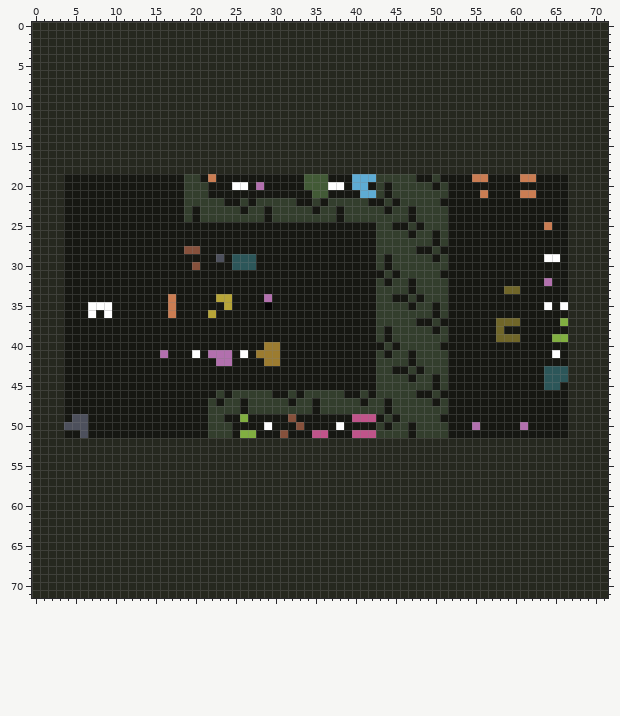
A sprite sheet gets an edit: 109level.png. The picture above is the old version.
The file is 72x72 pixels.
Now the later version:
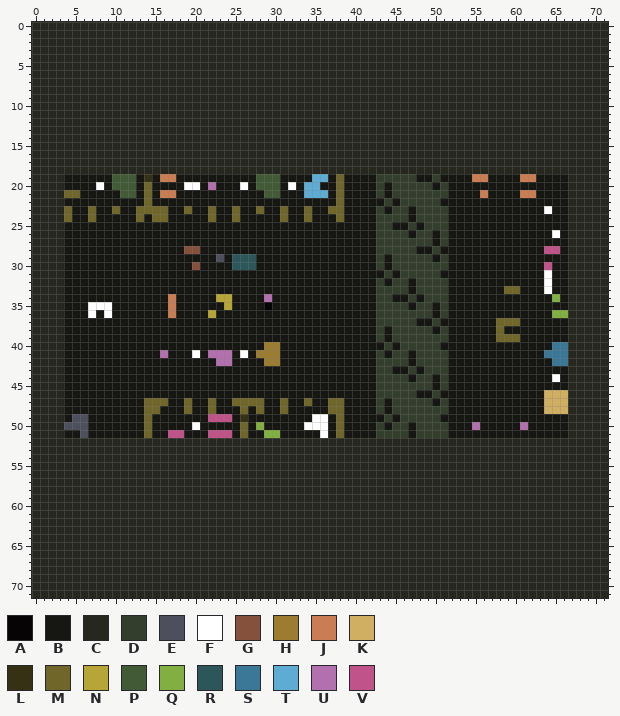
Palette (. is transparent): A #060405  B #161712  C #26281f  D #333e2d  E #4d505c  F #ffffff  G #86513c  H #9c7c30  J #ca7d53  K #d0af62  L #363114  M #706629  N #b7a538  P #425a36  Q #81af41  R #2c5659  S #3b7797  T #5eacd4  U #b270ae  V #c0548a
The edit:
Changed rows in their new state; - is an unchanged pixel.
first column x 4:
19 ------PPP-L-JJ-BB-B-----PPP---BTT-M-BBB------------------------
20 ----F-PPP-M----FFBU--B--PPP-F-TTBBM-BB-------------------------
21 MM-----PP-M-JJ-BBB-------PP---TTT-M--BB------------------------
22 ----------M----BBBBB--B-BBBBB--B-BMBBB-------------------------
23 M--M--M--MMMM--M-BMBBM-BM-BMBBM-BMMBBBB---------------------F--
24 M--M-----M-MM--B-BMBBMBBB-BMBBMBBBMBBBB------------------------
25 ------------------------------------------------------------B--
26 -------------------------------------------------------------F-
28 ------------------------------------------------------------VV-
29 ------------------------------------------------------------BB-
30 ------------------------------------------------------------V--
31 ------------------------------------------------------------F--
32 ------------------------------------------------------------F--
33 ------------------------------------------------------------F--
34 -------------------------------------------------------------Q-
35 ------------------------------------------------------------B-B
36 -------------------------------------------------------------QQ
37 --------------------------------------------------------------B
39 -------------------------------------------------------------BB
40 -------------------------------------------------------------SS
41 ------------------------------------------------------------SSS
42 -------------------------------------------------------------SS
43 ------------------------------------------------------------BBB
44 ------------------------------------------------------------BFB
45 ------------------------------------------------------------BB-
46 -------------------B-BBBBB--B-BBBBB--B----------------------KKK
47 ----------MMM--M--M-BMMMMBBM-BM-BMMBB-B---------------------KKK
48 ----------MM---M--MBBBMBMBBMBBB-BMMBBBB---------------------KKK
49 ----------M-------VVV-L-----B--FF-M-BBB------------------------
50 ----------M-----F-BBB-M-QB---BFFF-M----------------------------
51 ----------M--VV---VVV-MB-QQB---BF-M-BBB------------------------
Boxes around the changes in both pictures, in picture pixels (x1, y1, x2, y2):
changed: (64, 174, 376, 222)
changed: (544, 206, 568, 414)
changed: (144, 390, 376, 438)
